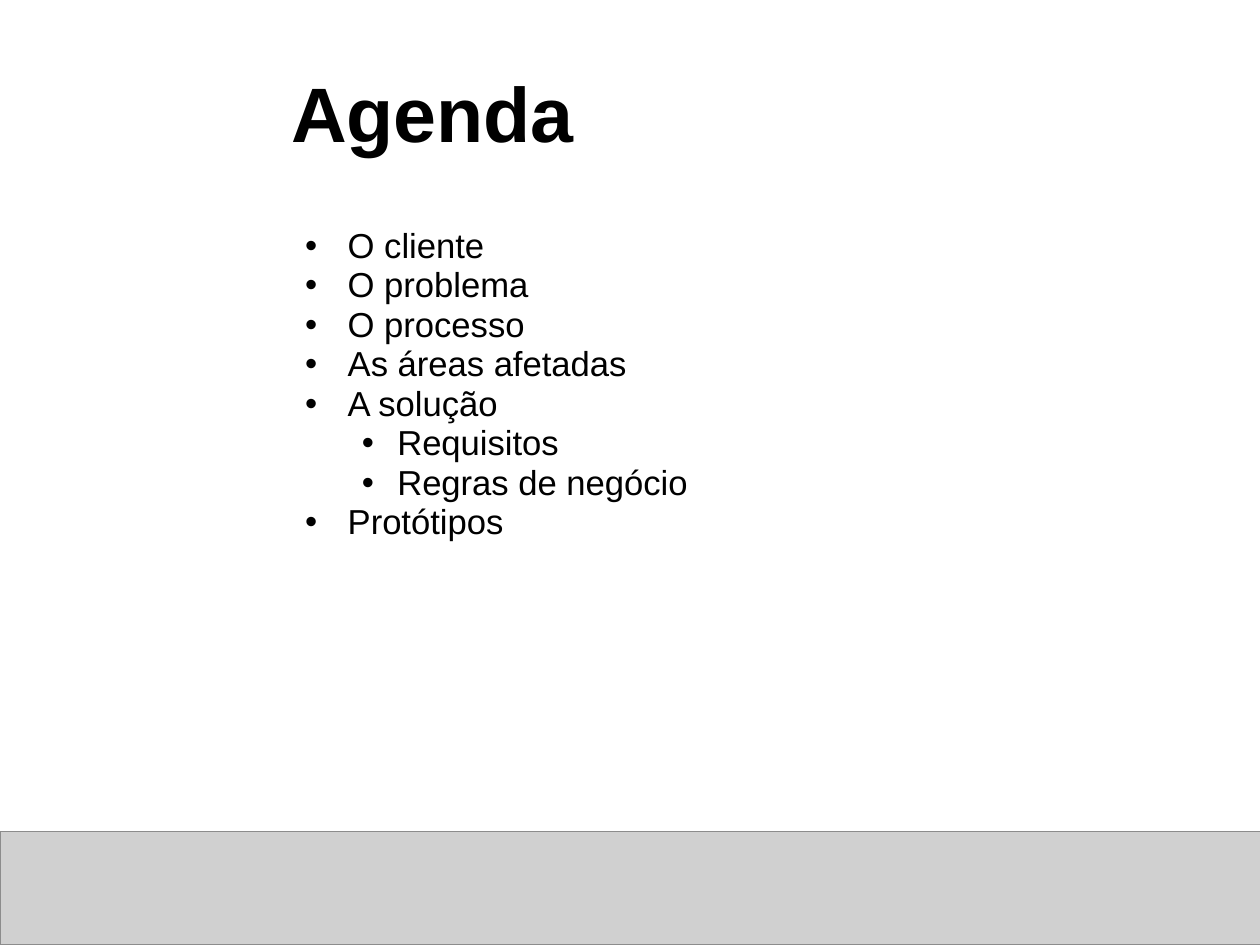
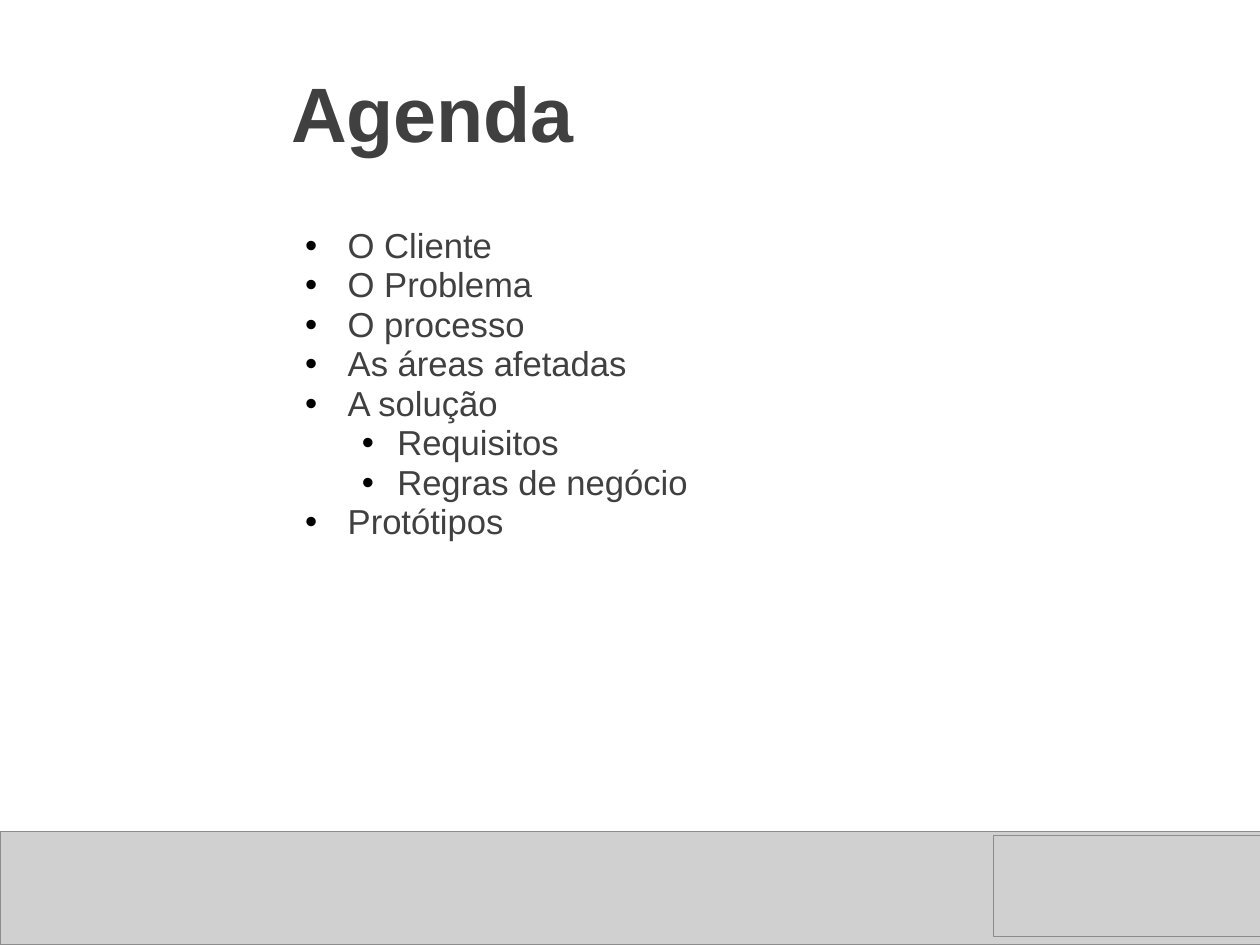
Before and after one commit to thiagoalvsantos/sabrh, a slide deck: slide 2 of Concepção/projeto_final_sabrh_apresentacao_proposta.ppt. Drawn at 1260x945 pixels with LibreOffice and Linux fonts; fonts in the diff are those of the drawing; grey boxes stand for pictures; background and template pictures are left out. Boxes give left, top, right and bottom in pixels: in the first picture for what was removed or moved away, otherwise in the second. Text is boxed around its words. In the diff, an @@ line names an element or a change of style, - is before the commit and + after.

```diff
--- a/Concepção/projeto_final_sabrh_apresentacao_proposta.ppt
+++ b/Concepção/projeto_final_sabrh_apresentacao_proposta.ppt
@@ title "Agenda" at [291, 86, 574, 157]: text colour #000000 to #404040 @@
@@ text at [348, 233, 532, 298]: text changed; text colour #000000 to #404040 @@
-  • O cliente
-  • O problema
+  • O Cliente
+  • O Problema
@@ text at [348, 313, 687, 541]: text colour #000000 to #404040 in "O processo", "As áreas afetadas", "A solução", "Requisitos" and 2 more places @@
@@ picture added at [993, 836, 1260, 937] @@
```
Also in this commit, not shown: 1 other slide changed, 3 slides added, 28 slides removed.
